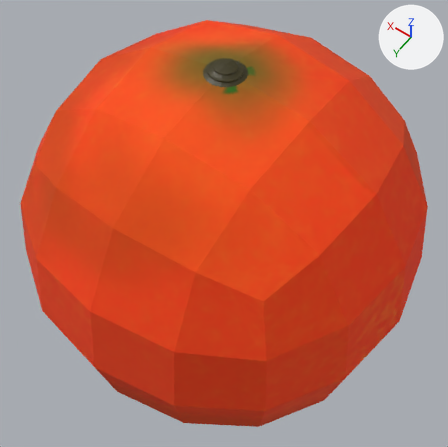
The FBX model Bosco_frutta/Assets/Modelli3D/Frutti/Modelli/Arancia.fbx: old version first, new version second.
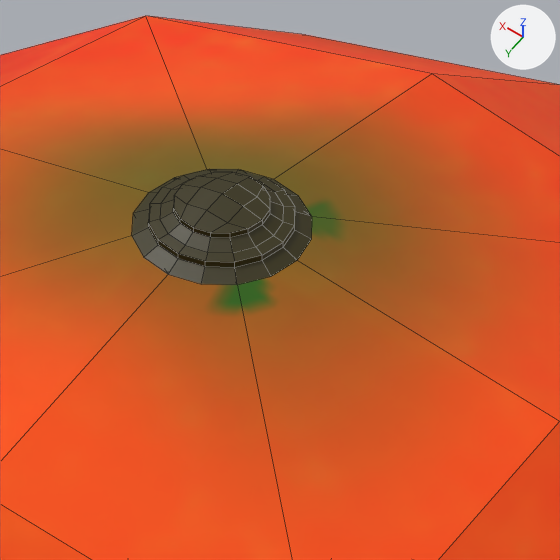
Each version is shown whole from a camera (50 mm lens) standing at (-7.503, 1.02, 1.914) and looking at (-6.755, -0.027, 0.269), then close up on the part from 38% to 69% of the width and 4% to 35% of the height. Lighting does not change. The marker at upper right points along +X, +Y and +Z. The close-ups show mesh edges as thin lines. Where no turn or scale is listed for an object, it has been applied to the vertices.

Names of what the first close-up shows: 'Arancia', 'Arancia_piccioli'.
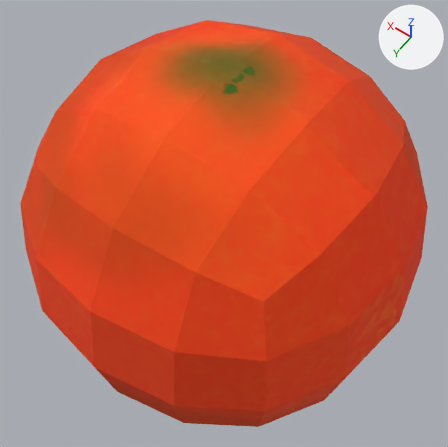
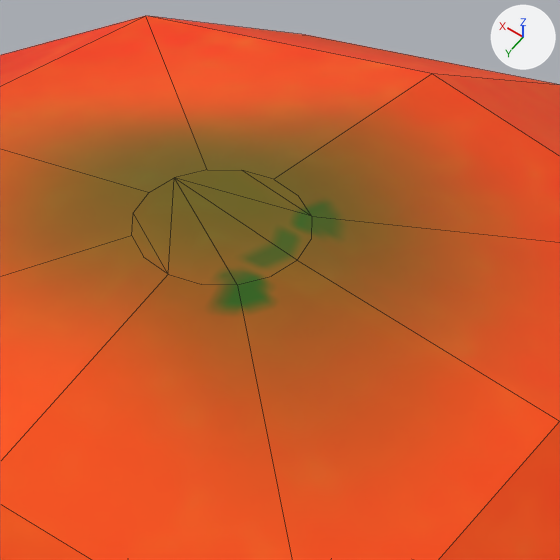
The newer file is also turned or shifted as a whole; pictures and numbers use the older file's frame.

What differs and where, as boxes (x1, y1, x2, y2) in the close-ups (560 x 560 px):
'Arancia_piccioli', deleted: before (132, 169, 312, 285)

What the commit changed:
Object 'Arancia_piccioli' (ob_arancia_piccioli) is deleted.
